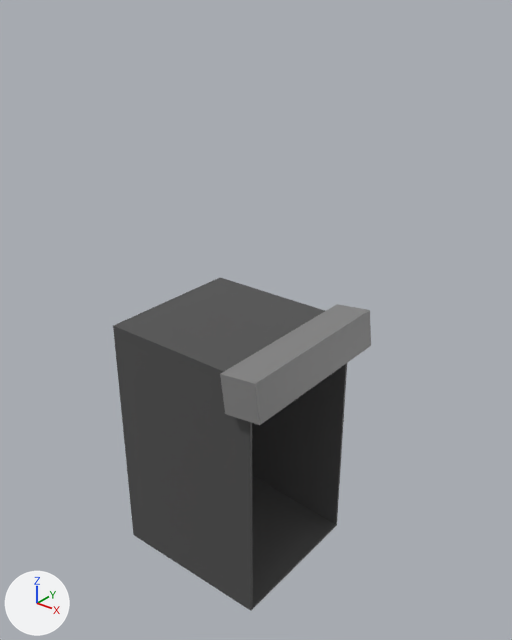
One commit to the Blender file Assets/Models/ColorCatcherSceneBG.blend: the scene before it, then after it.
Rendered twice from a 50 mm camera at (19.6, -24.8, 22.9) aimed at (-0.7, 0.6, 7.1). Arrows for +X, +Y and +Z are at lower left; the lights stay in place.

Script lines for the objects in view, before the commit:
```python
me_cube = bpy.data.meshes.new('Cube')
me_cube.from_pydata(...)  # 16 vertices, 14 faces; spans x -6.2..2.73, y -4.1..4.1, z -6.9..6.9
me_cube.materials.append(mat_wallmetal)  # dark grey #505050
me_cube_001 = bpy.data.meshes.new('Cube.001')
me_cube_001.from_pydata(...)  # 648 vertices, 586 faces; spans x -1.0..1.0, y -4.7..4.7, z -1.46..1.0
# faces by material slot: [580, 6]
me_cube_001.materials.append(mat_colorhole)  # black #383838
me_cube_001.materials.append(mat_colormachine)  # grey #858585
ob_cube = bpy.data.objects.new('Cube', me_cube)
ob_cube.location = (0.0, 0.0, 0.0)
ob_cube_001 = bpy.data.objects.new('Cube.001', me_cube_001)
ob_cube_001.location = (2.64, 0.0, 6.29)
ob_cube_001.rotation_euler = (0.0, -0.12, 0.0)  # degrees (0, -6.9, 0)
```
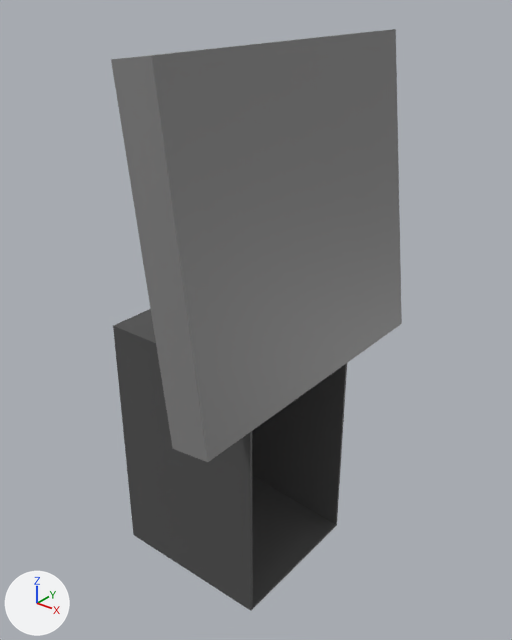
Changed parts and their boxes [x1, y1, x2, y2] in the pictures (512 x 640 px):
```json
{"object": "Cube.001", "change": "reshaped", "before": [220, 304, 371, 425], "after": [111, 29, 402, 462], "on screen": "92% wider, 256% taller"}
```

Edits to the scene script, one JSON object a line:
```json
{"block": "me_cube_001", "where": "me_cube_001.from_pydata(...)  # 648 vertices, 586 faces; spans x -1.0..1.0, y -4.7..4.7, z -1.46..1.0"}
{"block": "me_cube_001", "where": "# used by ob_cube_001; location = (2.64, 0.0, 6.29); rotation_euler = (0.0, -0.12, 0.0), in degrees (0, -6.9, 0)"}
{"block": "me_cube_001", "change": "me_cube_001 part 1"}
{"op": "set", "path": "me_cube_001.vertices[0].co", "old": "(-1.0, -4.7, -1.0)", "new": "(-1.0, -8.02, -1.0)", "note": "pixel (225, 414) -> pixel (172, 448)"}
{"op": "set", "path": "me_cube_001.vertices[1].co", "old": "(-1.0, -4.7, 1.0)", "new": "(-1.0, -8.02, 14.25)", "note": "pixel (220, 373) -> pixel (110, 59)"}
{"op": "set", "path": "me_cube_001.vertices[2].co", "old": "(-1.0, 4.7, -1.0)", "new": "(-1.0, 8.02, -1.0)"}
{"op": "set", "path": "me_cube_001.vertices[3].co", "old": "(-1.0, 4.7, 1.0)", "new": "(-1.0, 8.02, 14.25)", "note": "pixel (336, 304) -> pixel (359, 32)"}
{"op": "set", "path": "me_cube_001.vertices[4].co", "old": "(1.0, -4.7, -1.0)", "new": "(1.0, -8.02, -1.0)", "note": "pixel (259, 425) -> pixel (208, 462)"}
{"op": "set", "path": "me_cube_001.vertices[5].co", "old": "(1.0, -4.7, 1.0)", "new": "(1.0, -8.02, 14.25)", "note": "pixel (255, 383) -> pixel (151, 55)"}
{"op": "set", "path": "me_cube_001.vertices[6].co", "old": "(1.0, 4.7, -1.0)", "new": "(1.0, 8.02, -1.0)", "note": "pixel (371, 345) -> pixel (401, 323)"}
{"op": "set", "path": "me_cube_001.vertices[7].co", "old": "(1.0, 4.7, 1.0)", "new": "(1.0, 8.02, 14.25)", "note": "pixel (369, 310) -> pixel (395, 29)"}
```
